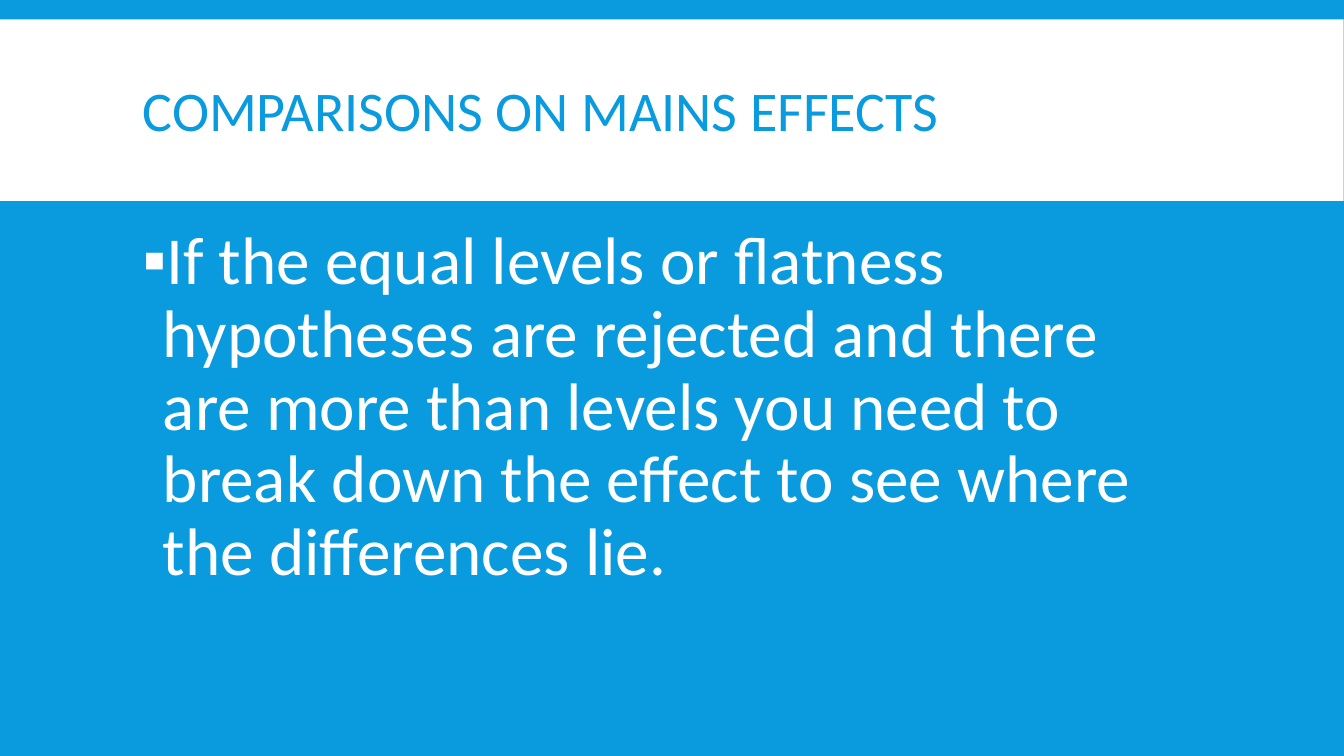
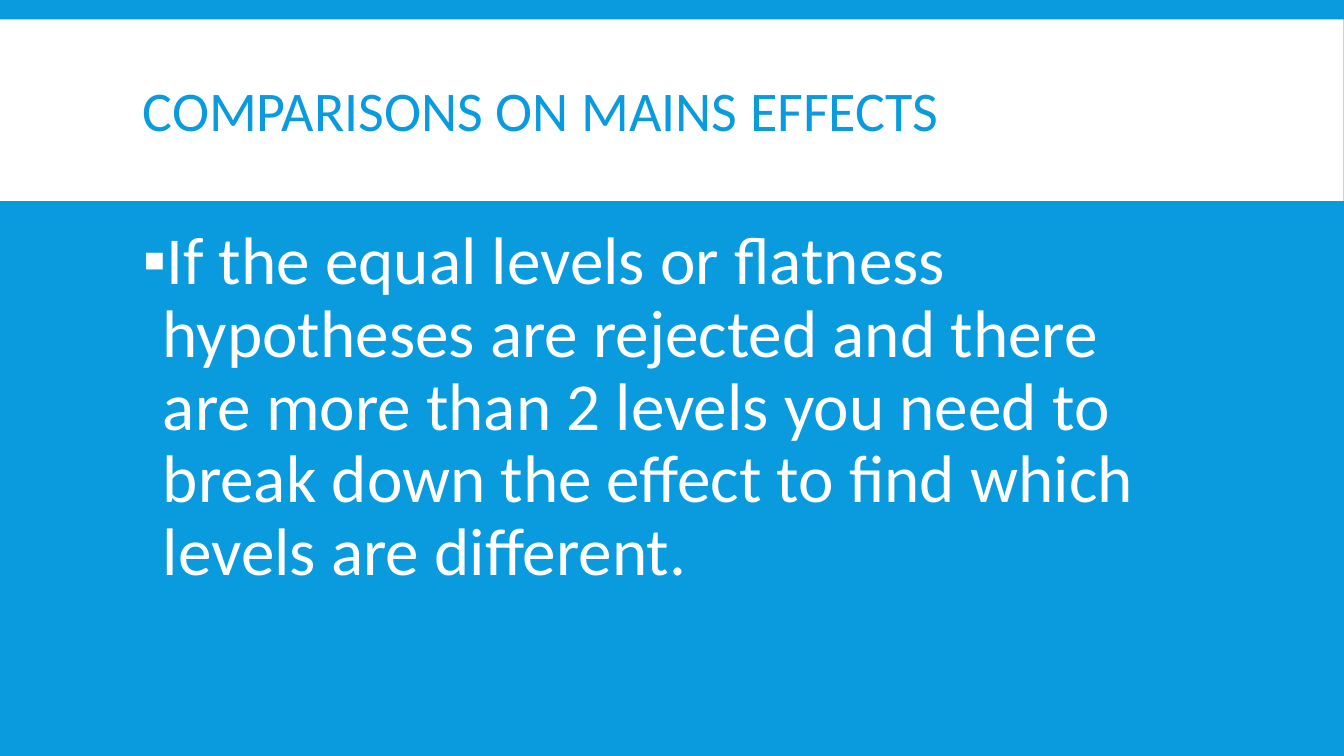
Before and after one commit to AndrewAinsworth/psy524, a slide deck: slide 57 of Slides/Psy524-09-Profile Analysis.pptx. Drawn at 1344x756 pixels with LibreOffice and Linux fonts; fonts in the diff are those of the drawing. Boxes give left, top, right and bottom in pixels: in the first picture for what was removed or moved away, otherwise in the second. Text is boxed around its words. In the diff, an @@ line names an element or a change of style, - is before the commit and + after.

```diff
--- a/Slides/Psy524-09-Profile Analysis.pptx
+++ b/Slides/Psy524-09-Profile Analysis.pptx
@@ text at box(163, 237, 1132, 576): text changed @@
-▪ If the equal levels or flatness hypotheses are rejected and there are more than levels you need to break down the effect to see where the differences lie.
+▪ If the equal levels or flatness hypotheses are rejected and there are more than 2 levels you need to break down the effect to find which levels are different.
```
Also in this commit, not shown: 5 other slides changed.
